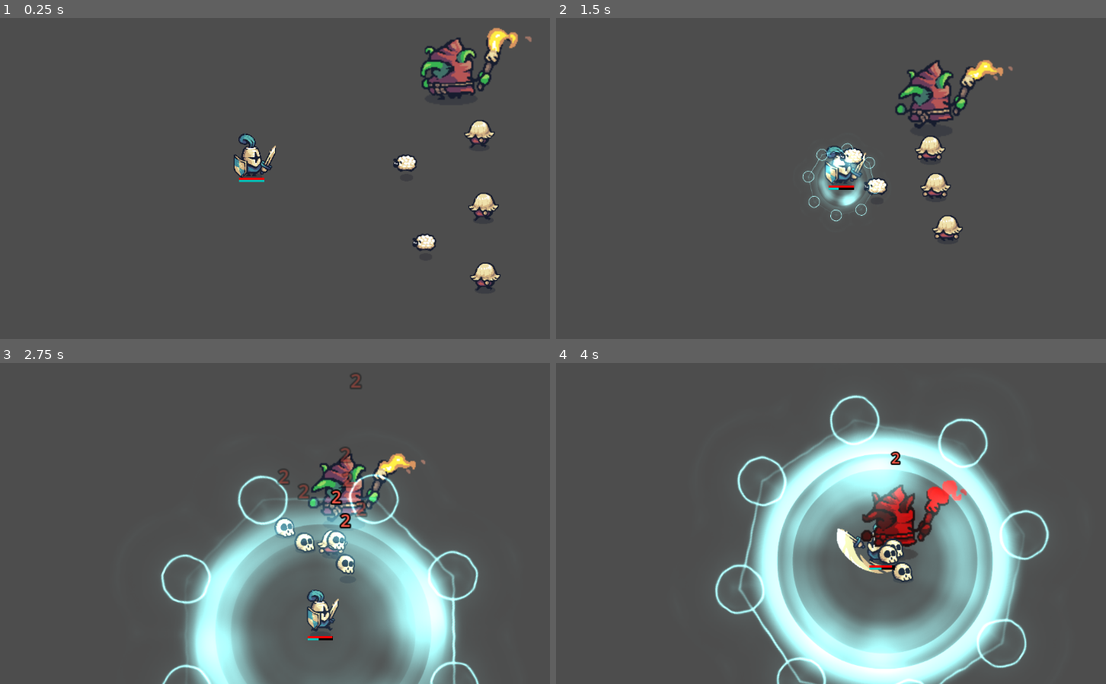
Above: before the commit, frames 1-4 (two rows, left to right).
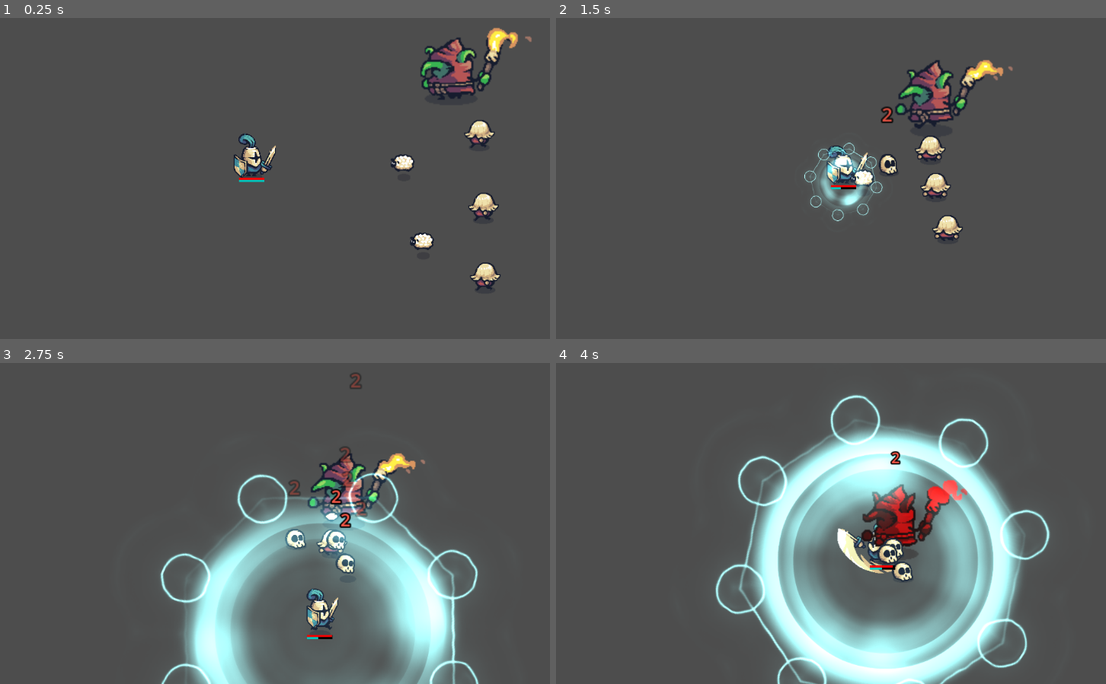
Above: after the commit, the same moments.

Repository: GracilianoOG/godot-dio-tiny-swords
Game: Godot game, scene res://test_scenes/test_player.tscn
The game is run twice, just before and just after one commit, with the same random seed, the same clock (stepped at 60 frames per second) and the same inputs. This scene is started directly instead of the project's main scene.
Inputs (mouse positions are in pixels of both pictures, inside the frame that each line leads up to):
- Up to frame 1 (0.25 s): no input
- Up to frame 2 (1.5 s): move the mouse to (957, 149) at 0.52 s; hold D (move_right) 0.53-1.28 s; click (957, 149) at 0.6 s; move the mouse to (704, 184) at 1.27 s; hold S (move_down) from 1.28 s (still down); tap F (special) at 1.35 s
- Up to frame 3 (2.75 s): move the mouse to (330, 436) at 2.02 s; release S (move_down) at 2.03 s; hold D (move_right) from 2.03 s (still down); click (330, 436) at 2.1 s
- Up to frame 4 (4 s): move the mouse to (792, 581) at 2.77 s; release D (move_right) at 2.78 s; hold W (move_up) 2.78-3.53 s; tap F (special) at 2.85 s; move the mouse to (1007, 565) at 3.52 s; hold A (move_left) from 3.53 s (still down); click (1007, 565) at 3.6 s

The runs differ from the first frame. In frame 1, 0.3% of the frame differs, in the area x 71-80%, y 42-73%; in frame 2, 1.5%; in frame 3, 2.9%, in the area x 29-87%, y 28-100%; in frame 4, 2.2%.

Commit message:
Increase sheep speed to 2

Diff:
--- a/enemies/sheep.tscn
+++ b/enemies/sheep.tscn
@@ -81,7 +81,7 @@
 
 [node name="FollowPlayer" type="Node" parent="."]
 script = ExtResource("4_jdoab")
-speed = 1.8
+speed = 2.0
 
 [node name="DamageDigitMarker" type="Marker2D" parent="."]
 position = Vector2(0, -43)
